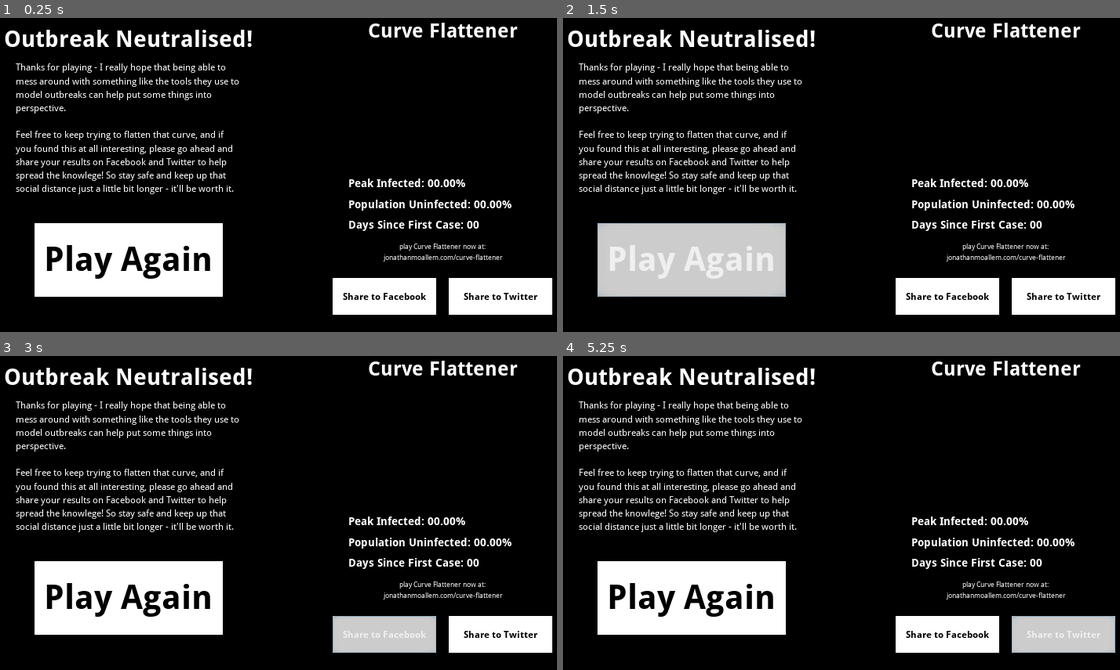
Above: before the commit, frames 1-4 (two rows, left to right).
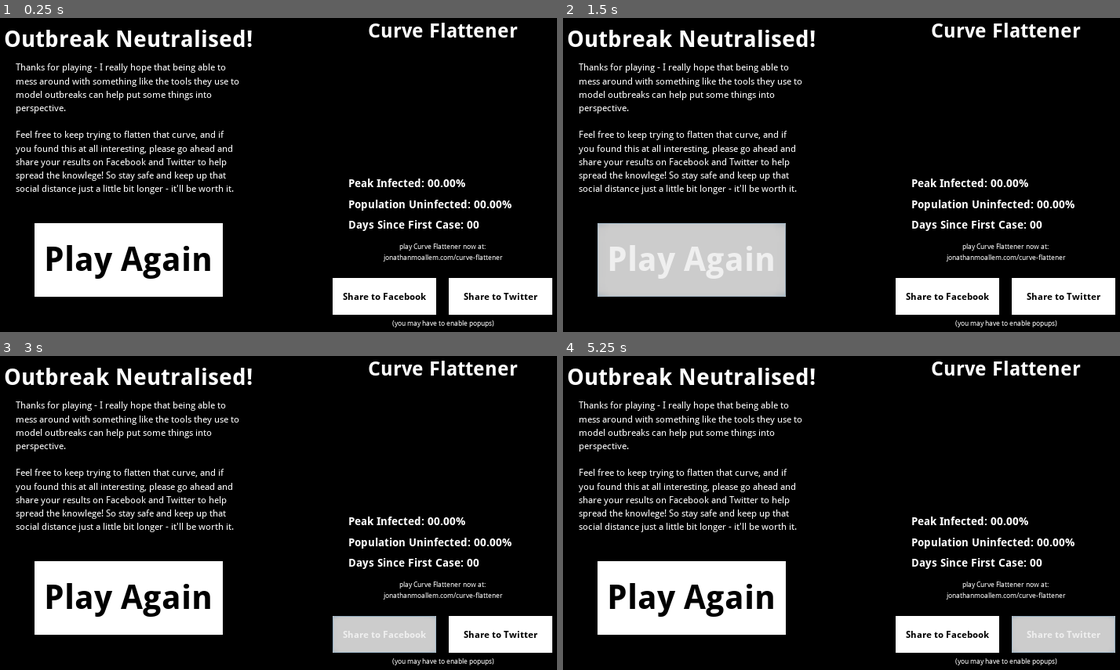
Above: after the commit, the same moments.

Repository: jonjondev/curve-flattener
Game: Godot game, scene res://scenes/game_over.tscn
The game is run twice, just before and just after one commit, with the same random seed, the same clock (stepped at 60 frames per second) and the same inputs. This scene is started directly instead of the project's main scene.
Inputs:
- Up to frame 1 (0.25 s): no input
- Up to frame 2 (1.5 s): click "Play Again" at 0.5 s; click "Play Again" at 1.25 s
- Up to frame 3 (3 s): click "Play Again" at 2 s; click "Share to Facebook" at 2.75 s
- Up to frame 4 (5.25 s): click "Share to Facebook" at 3.5 s; click "Share to Facebook" at 4.25 s; click "Share to Twitter" at 5 s

The runs differ from the first frame. In frame 1, 0.2% of the frame differs, in the area x 70-89%, y 96-99%; in frame 2, 0.2%; in frame 3, 0.2%; in frame 4, 0.2%.
Error in both runs: Invalid set index 'anchor_left' (on base: 'null instance') with value of type 'float'. (res://scripts/game_over.gd:9)

Commit message:
Added minor updates to assist with Twitter links and user signposting

Diff:
--- a/scenes/game_over.tscn
+++ b/scenes/game_over.tscn
@@ -133,6 +133,19 @@
 "_edit_use_anchors_": false
 }
 
+[node name="LinkLabel2" type="Label" parent="."]
+anchor_left = 0.6
+anchor_top = 0.91
+anchor_right = 0.9
+anchor_bottom = 0.91
+custom_fonts/font = SubResource( 3 )
+text = "(you may have to enable popups)"
+align = 1
+valign = 1
+__meta__ = {
+"_edit_use_anchors_": false
+}
+
 [node name="PlayButton" type="Button" parent="."]
 anchor_left = 0.1
 anchor_top = 0.65
--- a/scripts/game_over.gd
+++ b/scripts/game_over.gd
@@ -13,7 +13,7 @@
 
 	$PlayButton.connect("button_up", SceneManager, "start_game")
 	$FacebookButton.connect("button_up", self, "share_result", ["https://www.facebook.com/sharer/sharer.php?u="])
-	$TwitterButton.connect("button_up", self, "share_result", ["https://twitter.com/share?text=Check out my score in #CurveFlattener&url="])
+	$TwitterButton.connect("button_up", self, "share_result", ["https://twitter.com/share?text=Check out my score in %23CurveFlattener&url="])
 
 	$StatsLabel.text = "Peak Infected: " + str($Graph.peak_infection_rate) + "%\nPopulation Uninfected: " + str($Graph.total_uninfected) + "%\nDays Since First Case: " + str($Graph.current_day)
 	$LinkLabel.text = "play Curve Flattener now at:\n" + site_link
Not shown, changed: docs/index.pck
